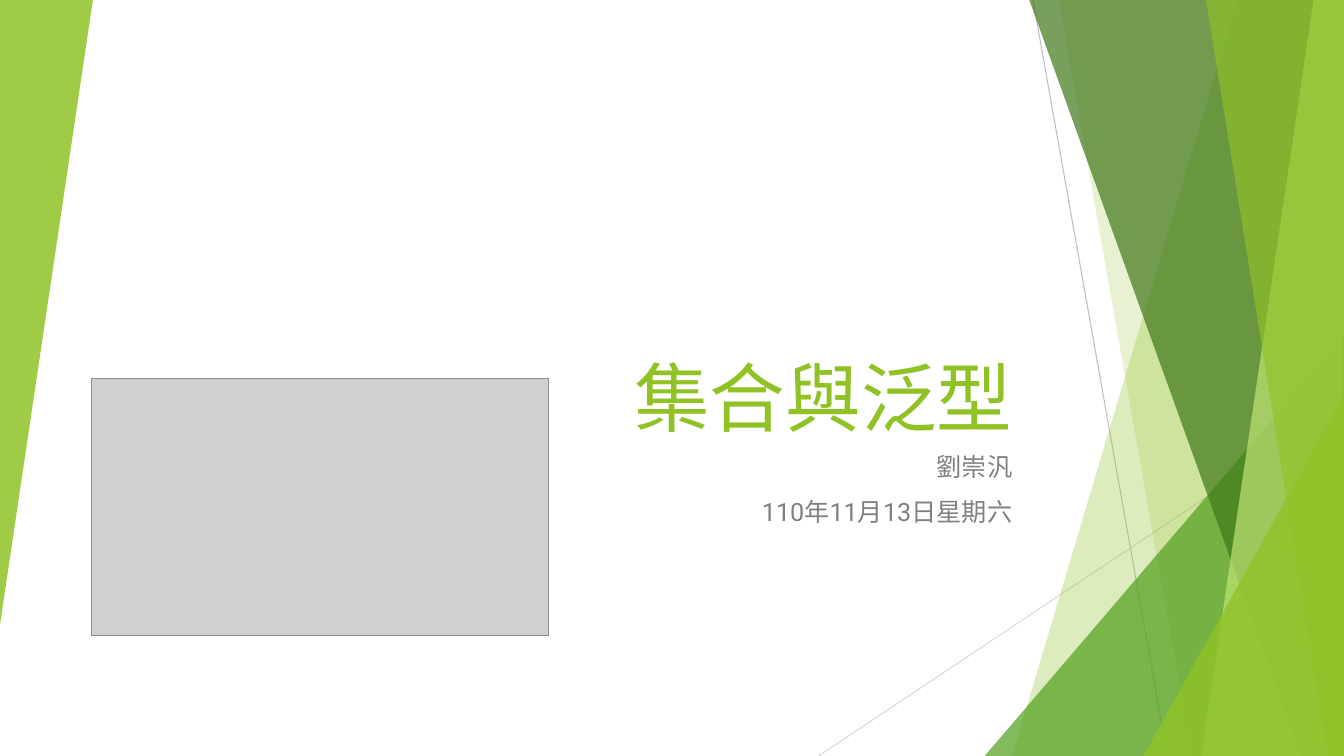
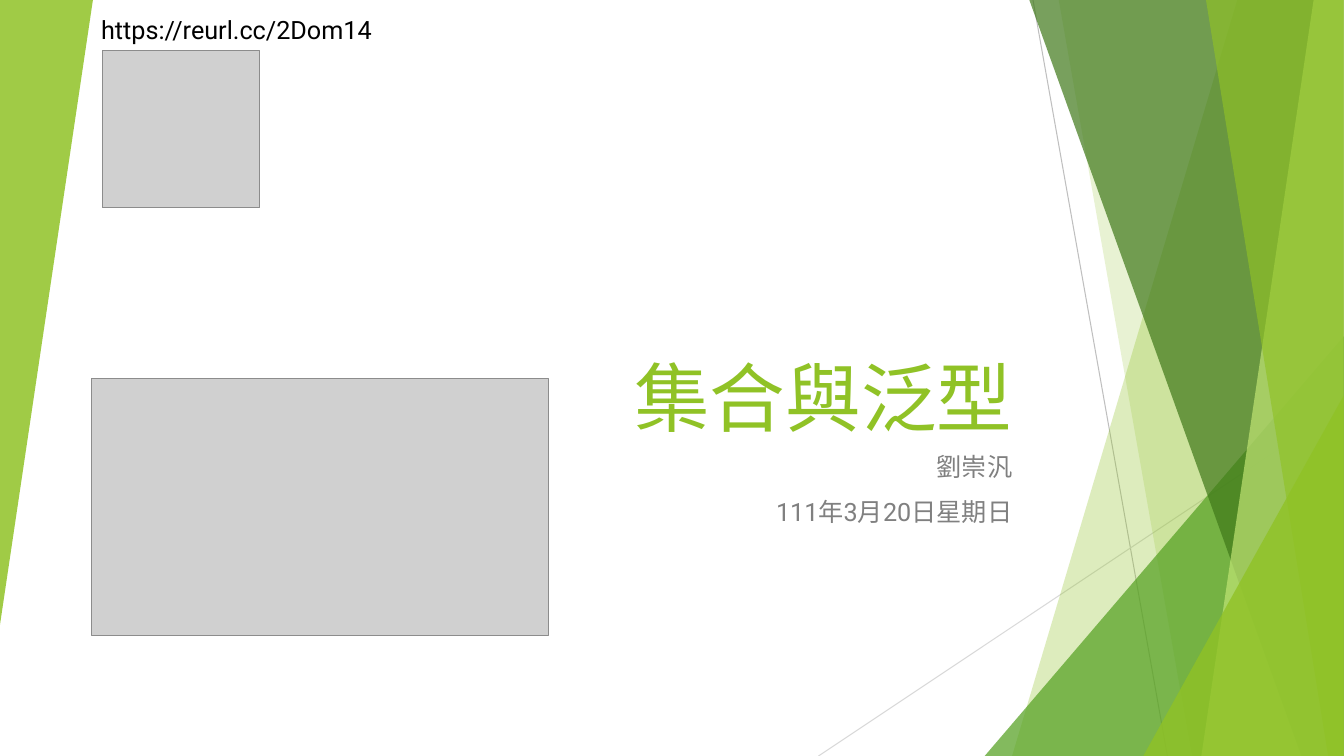
Before and after one commit to liulawsi/My_PPTs, a slide deck: slide 1 of LCC/Java/11_集合與泛型.pptx. Drawn at 1344x756 pixels with LibreOffice and Linux fonts; fonts in the diff are those of the drawing; grey boxes stand for pictures. Boxes give left, top, right and bottom in pixels: in the first picture for what was removed or moved away, otherwise in the second. Text is boxed around its words. In the diff, an @@ line names an element or a change of style, - is before the commit and + after.

```diff
--- a/LCC/Java/11_集合與泛型.pptx
+++ b/LCC/Java/11_集合與泛型.pptx
@@ text added at [101,20,372,44], 18 pt, text #000000 @@
+https://reurl.cc/2Dom14
@@ picture added at [102,50,259,208] @@
@@ subtitle at [776,500,1012,523]: text changed @@
-110年11月13日星期六
+111年3月20日星期日
```
Also in this commit, not shown: 29 other slides changed, 2 slides added, 39 other files.
